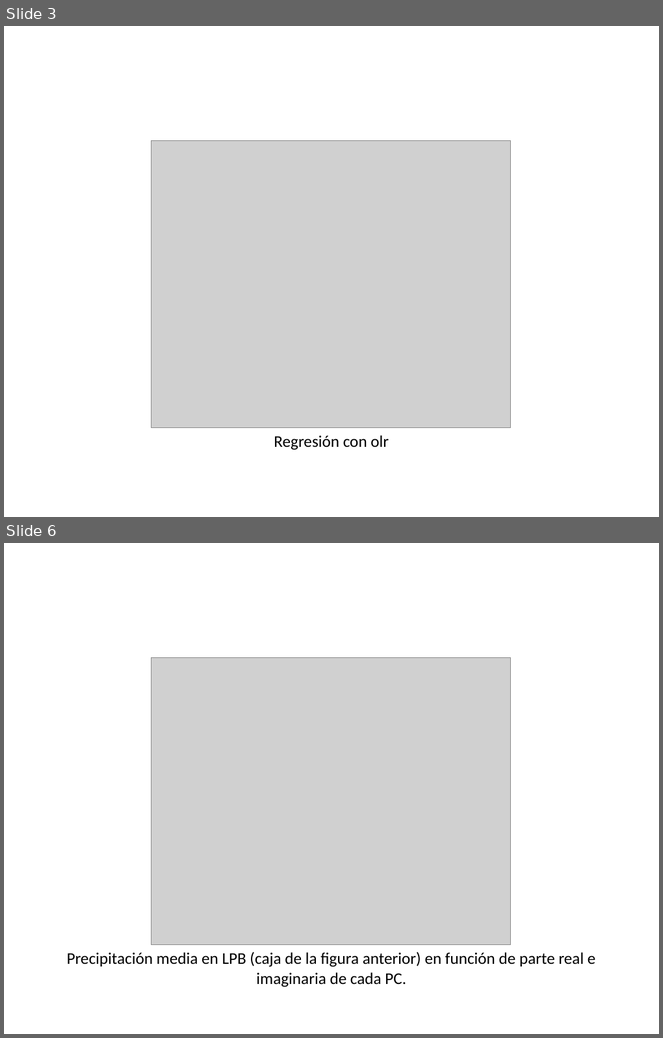
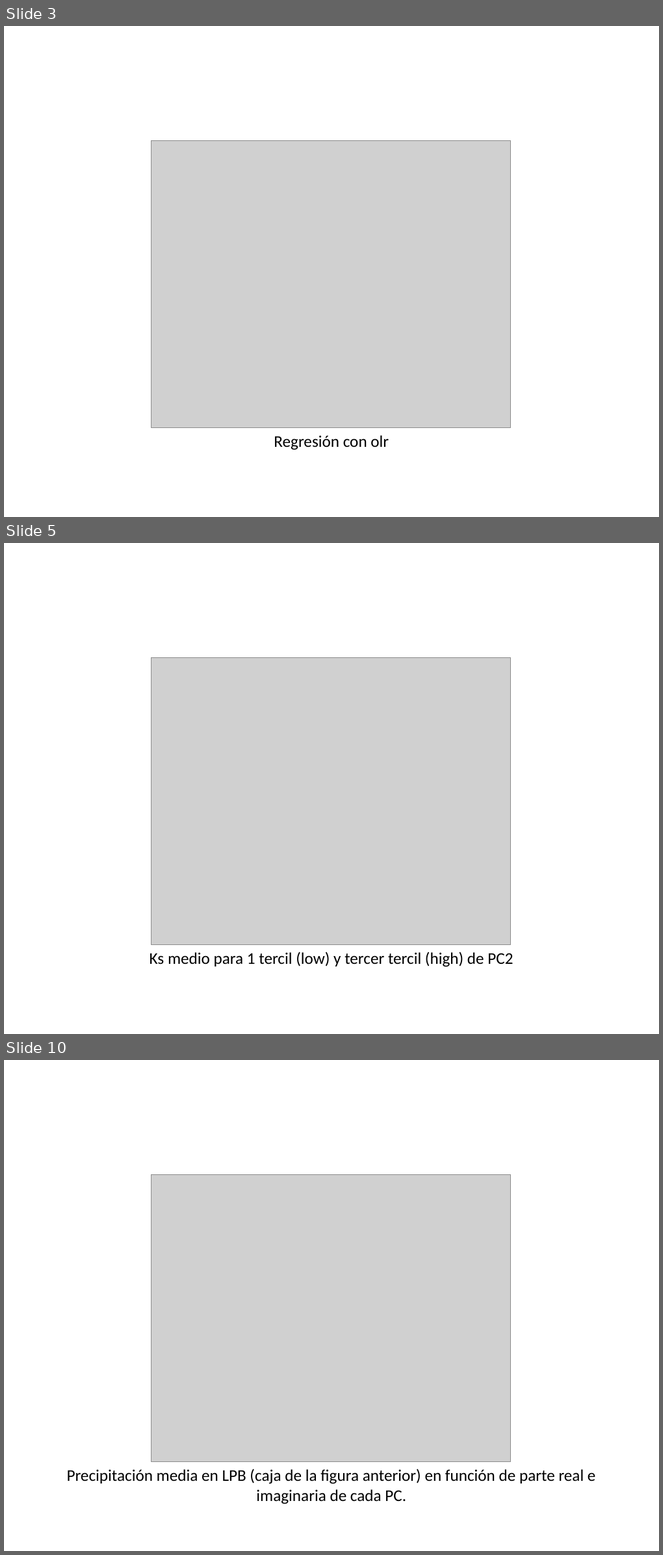
Before and after one commit to eliocamp/onda3, a slide deck: 23-mas_SON.pptx. Shown one above the other, each under a label of ours: slides 3 and 6 before the commit, slides 3, 5 and 10 after it; the slides between them are not shown. The pictures are 663x1038 and 663x1555 pixels, drawn with LibreOffice and Linux fonts; fonts in the diff are those of the drawing; grey boxes stand for pictures. Boxes give left, top, right and bottom in pixels: in the first picture for what was removed or moved away, otherwise in the second. Text is boxed around its words. In the diff, an @@ line names an element or a change of style, - is before the commit and + after.

```diff
--- a/23-mas_SON.pptx
+++ b/23-mas_SON.pptx
@@ slide 5 added at bbox=[4, 543, 659, 1034], background #FFFFFF @@
@@ picture added at bbox=[152, 657, 511, 945] @@
@@ text added at bbox=[150, 952, 513, 967], 18 pt, text #000000 @@
+Ks medio para 1 tercil (low) y tercer tercil (high) de PC2
@@ what was slide 6 is now slide 10 @@
```
Also in this commit, not shown: 3 other slides added, 1 other file.
